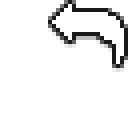
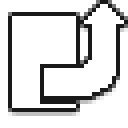
Layered file, before and after one edit (128x128). Changes by layer:
hid "Layer 59" over <box>52,4,124,64</box>
showed "Layer 55" over <box>12,4,124,108</box>
